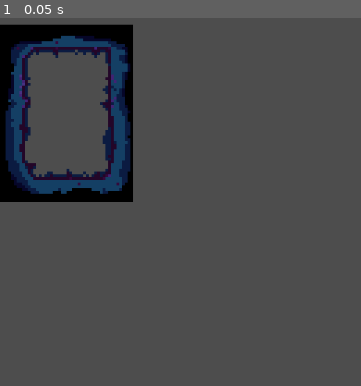
Above: before the commit, frame 1.
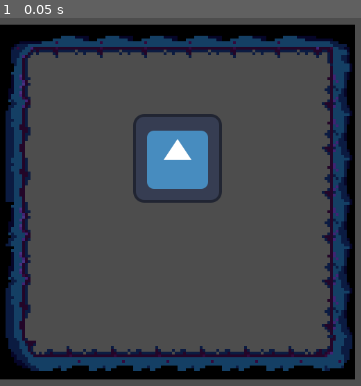
Above: after the commit, the same moment.

Repository: x8c8r/icojam2023
Game: Godot game, scene res://Scenes/InitScene.tscn
Two runs of this game, one before a commit and one after it. Both use one fixed random seed, a clock stepped at 60 frames per second and the inputs below. The engine's default icon, where the game draws it, is replaced by a stand-in: a white triangle on a blue panel in a dark square.
Inputs:
- Up to frame 1 (0.05 s): no input

The runs differ from the first frame. In frame 1, 31% of the frame differs, in the area x 0-99%, y 1-99%.

Commit message:
please do at least something

Diff:
--- a/DB/Weapons/small_sword.gd
+++ b/DB/Weapons/small_sword.gd
@@ -1,11 +1 @@
 extends BaseSword
-
-
-# Called when the node enters the scene tree for the first time.
-func _ready():
-	pass # Replace with function body.
-
-
-# Called every frame. 'delta' is the elapsed time since the previous frame.
-func _process(delta):
-	pass
--- a/Objects/Player/player.gd
+++ b/Objects/Player/player.gd
@@ -6,10 +6,11 @@
 	ATTACK
 }
 
+var can_move:bool = false
+
+const MOVEMENT_SIZE = 64
+
 var current_state:player_state = player_state.IDLE
-
-func _ready():
-	move(Vector2(64, 0))
 
 func change_state(target_state:player_state) -> void:
 	current_state = target_state
@@ -17,10 +18,10 @@
 func get_current_state() -> player_state:
 	return current_state
 
-func move(increment:Vector2):
+func check_movement(increment:Vector2):
 	var tilemap:TileMap = get_tree().current_scene.get_node("Collision")
 	var pos_grid = tilemap.get_cell_tile_data(0, tilemap.local_to_map(position + increment))
-	if pos_grid:
-		print("cant fucking move you dumb shit idiot")
+	if pos_grid: # There is a tile at that place
+		can_move = false
 	else:
-		print("can move :+1:")
+		can_move = true
--- a/Objects/Player/player.tscn
+++ b/Objects/Player/player.tscn
@@ -1,6 +1,10 @@
-[gd_scene load_steps=2 format=3 uid="uid://c0g5g5d5km30u"]
+[gd_scene load_steps=3 format=3 uid="uid://c0g5g5d5km30u"]
 
 [ext_resource type="Script" path="res://Objects/Player/player.gd" id="1_2yoxu"]
+[ext_resource type="Texture2D" uid="uid://b3w8xfpwpr47e" path="res://icon.svg" id="2_8037d"]
 
 [node name="player" type="Node2D"]
 script = ExtResource("1_2yoxu")
+
+[node name="Sprite2D" type="Sprite2D" parent="."]
+texture = ExtResource("2_8037d")
--- a/Scenes/InitScene.tscn
+++ b/Scenes/InitScene.tscn
@@ -66,6 +66,7 @@
 script = ExtResource("1_uwmls")
 
 [node name="player" parent="." instance=ExtResource("2_pvvyv")]
+position = Vector2(256, 256)
 
 [node name="Collision" type="TileMap" parent="."]
 position = Vector2(0, -1)
@@ -73,11 +74,4 @@
 cell_quadrant_size = 64
 format = 2
 layer_0/name = "Collision"
-layer_0/tile_data = PackedInt32Array(262145, 65536, 5, 196609, 65536, 4, 131073, 65536, 3, 65537, 65536, 2, 65536, 0, 2, 131072, 0, 3, 196608, 0, 4, 262144, 0, 5, 262146, 131072, 5, 196610, 131072, 4, 131074, 131072, 3, 65538, 131072, 2)
-layer_1/name = "BG"
-layer_1/enabled = false
-layer_1/modulate = Color(1, 1, 1, 1)
-layer_1/y_sort_enabled = false
-layer_1/y_sort_origin = 0
-layer_1/z_index = 0
-layer_1/tile_data = PackedInt32Array()
+layer_0/tile_data = PackedInt32Array(196609, 65536, 4, 131073, 65536, 3, 65537, 65536, 2, 65536, 0, 2, 131072, 0, 3, 196608, 0, 4, 262144, 0, 4, 65538, 65536, 2, 65539, 65536, 2, 65540, 65536, 2, 65541, 65536, 2, 65542, 65536, 2, 65543, 131072, 2, 196615, 131072, 3, 131079, 131072, 3, 262151, 131072, 3, 327687, 131072, 3, 393223, 131072, 3, 458759, 131072, 3, 524295, 131072, 5, 524294, 65536, 5, 524293, 65536, 5, 524292, 65536, 5, 524291, 65536, 5, 524288, 0, 5, 327680, 0, 3, 393216, 0, 3, 458752, 0, 4, 524289, 65536, 5, 524290, 65536, 5)
